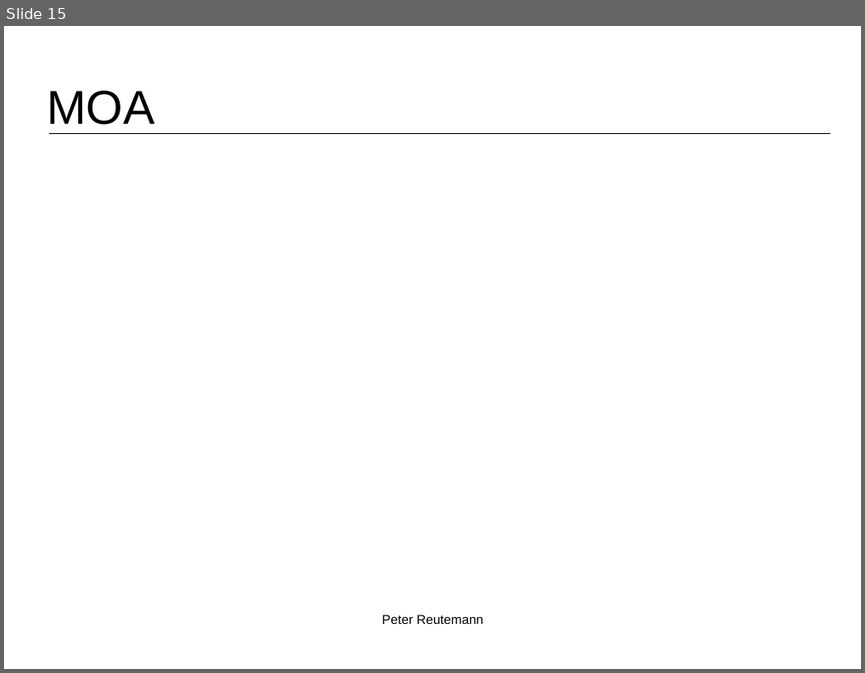
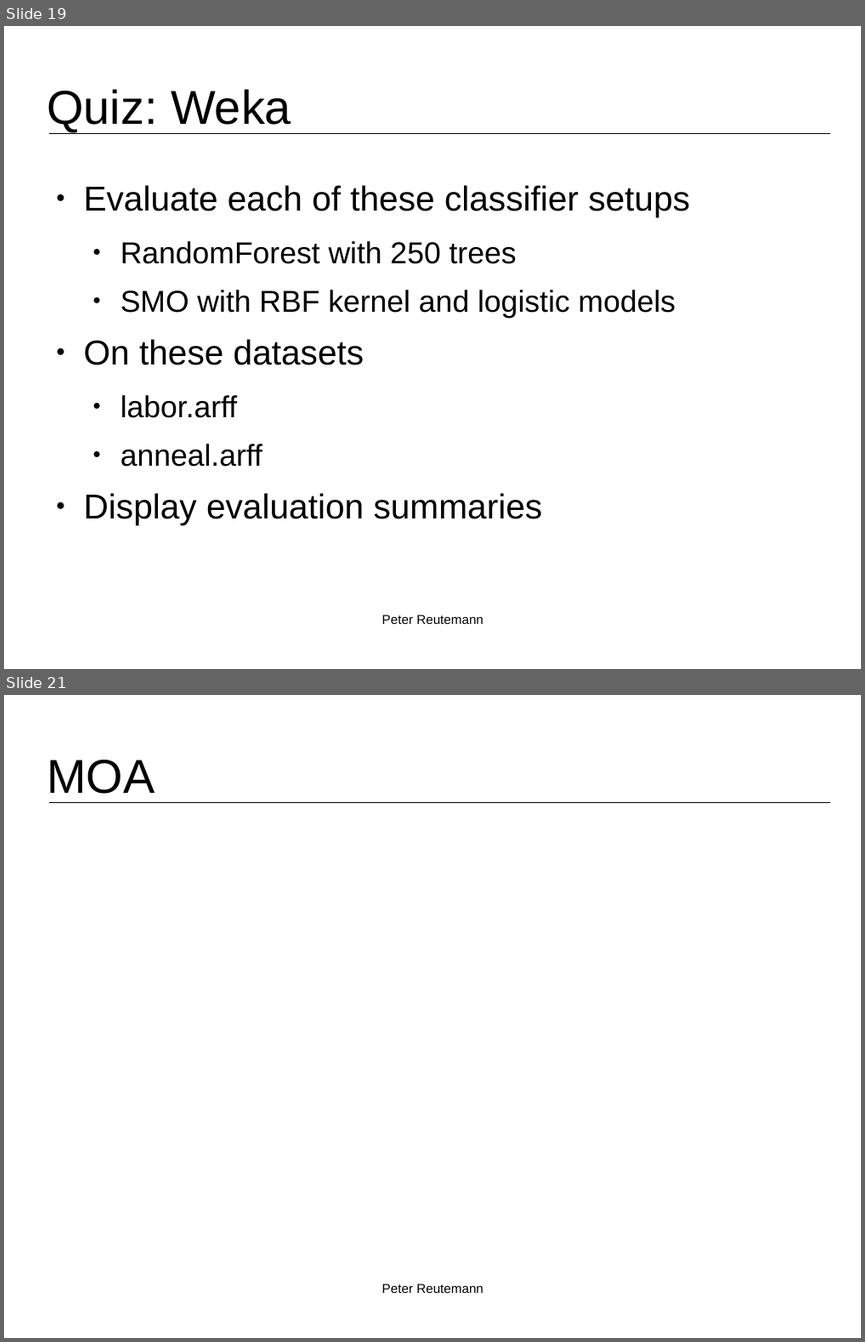
Before and after one commit to fracpete/kuching-2015, a slide deck: 2_basic_flows/kuching2015_basic_flows-2-machine_learning.odp. Shown one above the other, each under a label of ours: slide 15 before the commit, slides 19 and 21 after it; the slides between them are not shown. The pictures are 865x673 and 865x1342 pixels, drawn with LibreOffice and Linux fonts; fonts in the diff are those of the drawing; background and template pictures are left out. Boxes give left, top, right and bottom in pixels: in the first picture for what was removed or moved away, otherwise in the second. Text is boxed around its words. In the diff, an @@ line names an element or a change of style, - is before the commit and + after.

Commit message:
added more Weka stuff

```diff
--- a/2_basic_flows/kuching2015_basic_flows-2-machine_learning.odp
+++ b/2_basic_flows/kuching2015_basic_flows-2-machine_learning.odp
@@ slide 19 added at (x1=4, y1=26, x2=861, y2=669), background #FFFFFF; not listed: 1 template element that a slide beside it also shows @@
@@ title added at (x1=46, y1=89, x2=291, y2=132), 44 pt, text #000000 @@
+Quiz: Weka
@@ text added at (x1=84, y1=185, x2=690, y2=525), 28 pt, text #000000 @@
+● Evaluate each of these classifier setups
+  ● RandomForest with 250 trees
+  ● SMO with RBF kernel and logistic models
+● On these datasets
+  ● labor.arff
+  ● anneal.arff
+● Display evaluation summaries
@@ text added at (x1=382, y1=614, x2=483, y2=624), 12 pt, text #000000 @@
+Peter Reutemann
@@ what was slide 15 is now slide 21 @@
```
Also in this commit, not shown: 5 other slides added, 17 other files.
